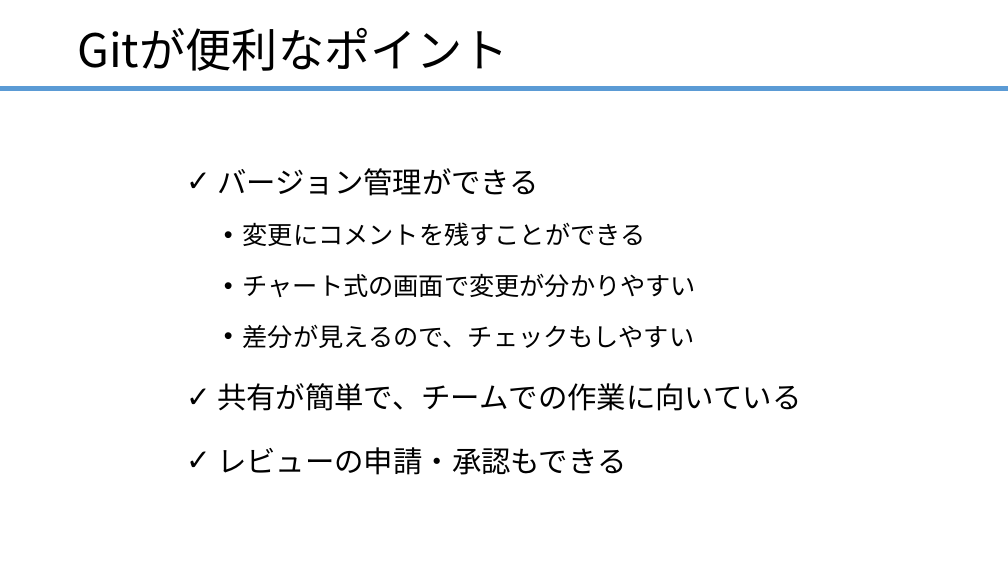
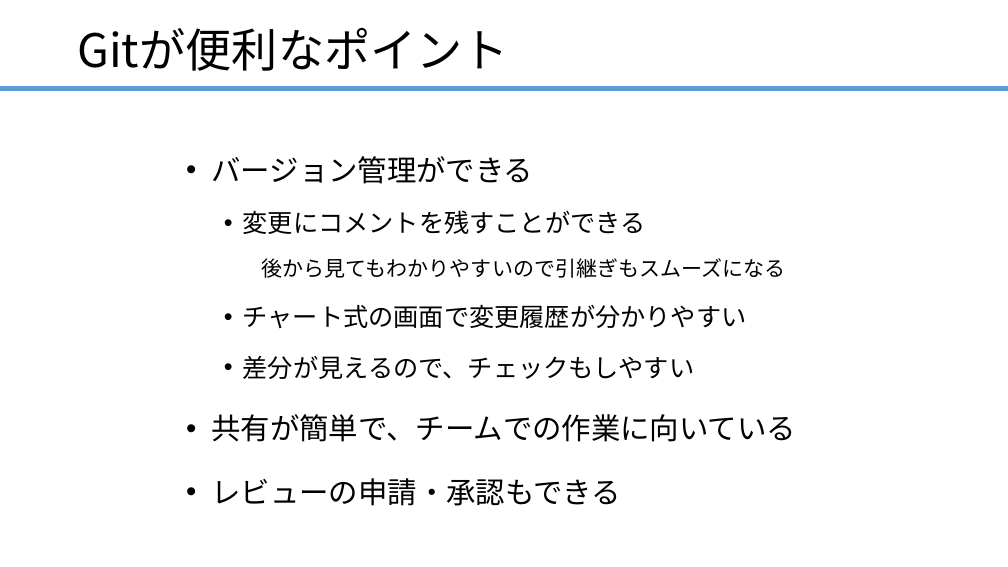
Before and after one commit to ainsAins/Git-, a slide deck: slide 5 of ハンズオン_Git入門.pptx. Drawn at 1008x567 pixels with LibreOffice and Linux fonts; fonts in the diff are those of the drawing. Boxes give left, top, right and bottom in pixels: in the first picture for what was removed or moved away, otherwise in the second. Text is boxed around its words. In the diff, an @@ line names an element or a change of style, - is before the commit and + after.

```diff
--- a/ハンズオン_Git入門.pptx
+++ b/ハンズオン_Git入門.pptx
@@ text "バージョン管理ができる" moved from (x1=217, y1=168, x2=801, y2=475) to (x1=212, y1=156, x2=796, y2=506) @@
@@ text at (x1=212, y1=156, x2=796, y2=506): bullet ✓ to • @@
@@ text at (x1=243, y1=258, x2=786, y2=328): text changed; size 24 to 20 pt @@
-  • チャート式の画面で変更が分かりやすい
+    後から見てもわかりやすいので引継ぎもスムーズになる
+  • チャート式の画面で変更履歴が分かりやすい
```
Also in this commit, not shown: 3 other slides changed.
